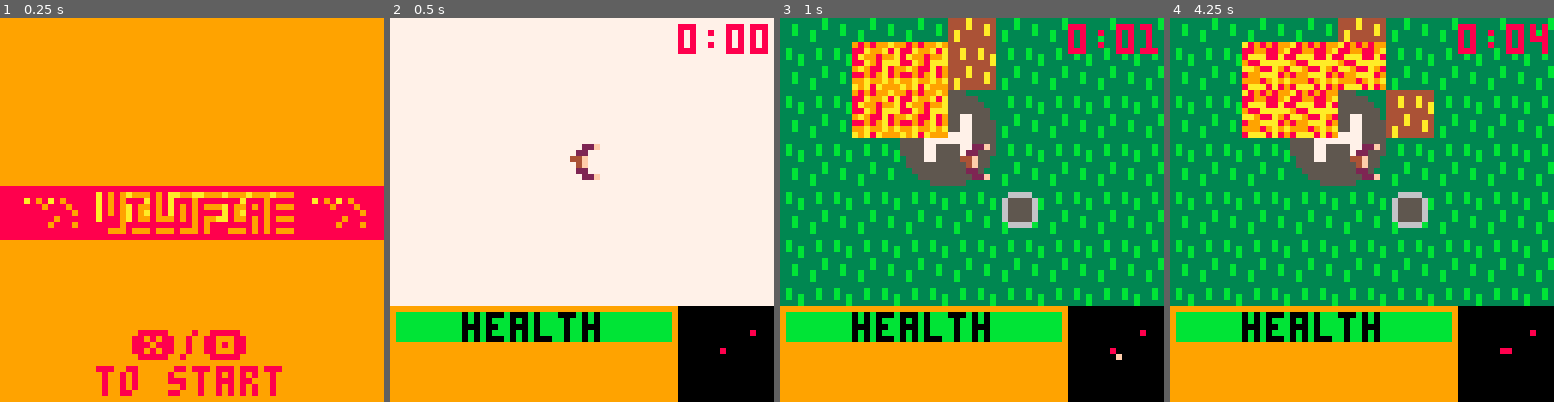
Above: before the commit, frames 1-4 (left to right).
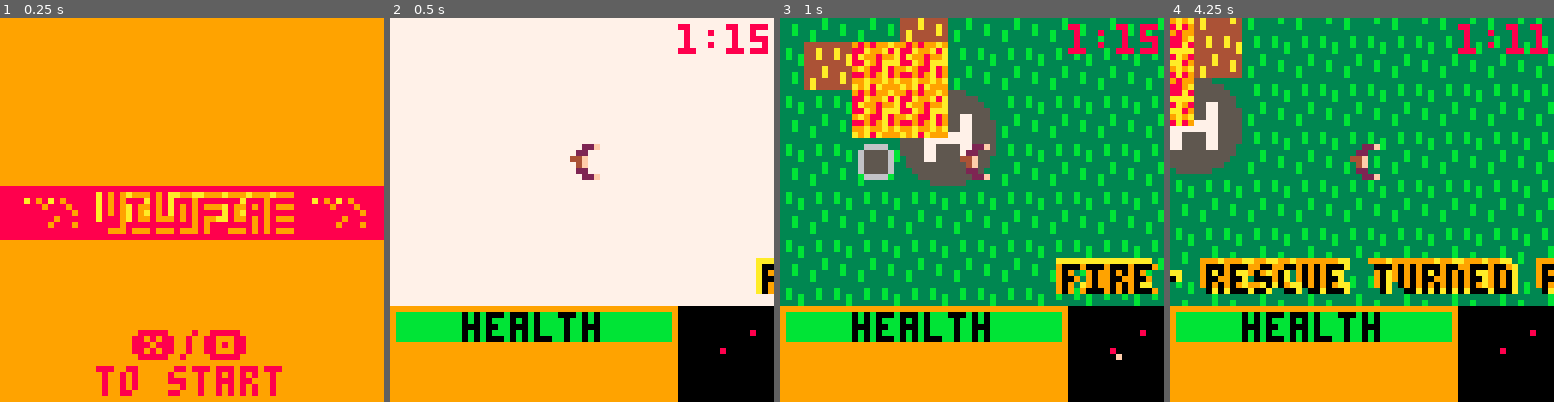
Above: after the commit, the same moments.

Repository: notCalle/pico-8-carts
Game: PICO-8 cartridge wildfire.p8
Same seed, same stepped clock (60 frames per second), same inputs: the game is played once before the commit and once after it.
Inputs:
- Up to frame 1 (0.25 s): no input
- Up to frame 2 (0.5 s): tap X (X key) at 0.33 s
- Up to frame 3 (1 s): tap O (Z key) at 0.7 s
- Up to frame 4 (4.25 s): tap X (X key) at 1.07, 1.85, 2.97, 4.08 s; hold Right 1.6-2.1 s; tap O (Z key) every 0.4 s from 1.7 to 4.1 s; hold Up 2.15-2.42 s; hold Right 2.47-3.03 s; hold Left 3.08-3.58 s; hold Down 3.63-3.97 s; hold Right from 4.02 s (still down)

Frame 1 is identical in both runs. In frame 2, 1.0% of the frame differs, in the area x 75-100%, y 1-72%; in frame 3, 9.2%; in frame 4, 46%, in the area x 0-100%, y 0-88%.

Commit message:
Add rescue goal logic

Diff:
--- a/wildfire.p8
+++ b/wildfire.p8
@@ -6,9 +6,10 @@
 
 tick=0
 thunder_tick=tick
-banner_tick=tick
+rescue_tick=tick
 max_ht=100.0
 game_state={}
+game_time=0
 
 -- sprite flag definitions
 fl_b={
@@ -16,14 +17,18 @@
 	block=1,
 	item=2,
 	wet=3,
-	water=4
+	water=4,
+	rescue=6,
+	last=7
 	}
 fl_m={
 	fire=0x01,
 	block=0x02,
 	item=0x04,
 	wet=0x08,
-	water=0x10
+	water=0x10,
+	rescue=0x40,
+	last=0x80
 	}
 
 function fl_tst(mask,flags)
@@ -76,6 +81,7 @@
 	print("∧ game over ∧",1+rnd(3),29+rnd(3),10)
 	print("∧ game over ∧",1+rnd(3),29+rnd(3),9)
 	print("∧ game over ∧",2,30,8)
+	draw_timer(game_time,64,0)
 end
 
 gameover_state={
@@ -83,6 +89,20 @@
 	update=update_gameover
 	}
 
+function draw_rescue()
+	rectfill(0,28,64,36,8)
+	print("∧ rescued ∧",9+rnd(3),29+rnd(3),10)
+	print("∧ rescued ∧",9+rnd(3),29+rnd(3),9)
+	print("∧ rescued ∧",9+rnd(3),29+rnd(3),10)
+	print("∧ rescued ∧",9+rnd(3),29+rnd(3),9)
+	print("∧ rescued ∧",10,30,8)
+	draw_timer(game_time,64,0)
+end
+
+rescue_state={
+	draw=draw_rescue,
+	update=update_gameover
+	}
 --
 -- running game
 --
@@ -108,10 +128,9 @@
 end
 
 function set_banner(str)
-	local ticks=64+4*#str
 	banner.x=-64
 	banner.str=str
-	banner.tick=tick+ticks
+	banner.tick=tick+64+4*#str
 end
 
 -- items
@@ -192,6 +212,10 @@
 			if fl_tst(fl_m.item,iflag) then
 				take_item(map_x,map_y)
 			end
+
+			if fl_tst(fl_m.rescue,mflag) and rescue then
+				next_state=rescue_state
+			end
 		end
 	end
 
@@ -199,6 +223,7 @@
 
 	if fl_tst(fl_m.water,mflags) then
 		play.bkt=min(play.n_bkt,play.bkt+1)
+		play.ht=min(play.ht*1.01,max_ht)
 	end
 
 	if fl_tst(fl_m.block,aflags) then
@@ -214,12 +239,14 @@
 		local mx=(play.x+4*x)/8+play.hd_x
 		for y=-1,1 do
 			local my=(play.y+4*y)/8+play.hd_y
-			if iget(mx,my)==0 or fget(iget(mx,my),fl_b.fire) then
+			if iget(mx,my)==0 then
 				iset(mx,my,12)
 			end
-		end
-	end
-	play.ht=min(play.ht*1.1,max_ht)
+			if fget(iget(mx,my),fl_b.fire) then
+				clr_fire(mx,my,12)
+			end
+		end
+	end
 	play.bkt-=1
 end
 
@@ -232,11 +259,21 @@
 	end
 end
 
+function clr_fire(x,y,sp)
+	local mm_x=112+x/4
+	local mm_y=48+y/4
+	sset(mm_x,mm_y,0)
+	iset(x,y,sp)
+	if rnd(1)<0.1 then
+		mset(x,y,4)
+	end
+end
+
 function set_fire(x,y,always)
 	local mm_x=112+x/4
 	local mm_y=48+y/4
 	local m_spr=mget(x,y)
-	if(fget(iget(x,y),fl_b.water)) return
+	if(fget(m_spr,fl_b.water)) return
 	if fget(iget(x,y),fl_b.wet) then
 		iset(x,y,0)
 		return
@@ -245,7 +282,7 @@
 		sset(mm_x,mm_y,8)
 		iset(x,y,15)
 	end
-	if(fget(m_spr,fl_b.block)) return
+	if(fget(m_spr,fl_b.last)) return
 	mset(x,y,mget(x,y)+1)
 end
 
@@ -257,8 +294,6 @@
 end
 
 function update_fire(x,y)
-	if(on_fire(x,y)) return
-
 	local prob=0
 	for d_x=-1,1 do
 		for d_y=-1,1 do
@@ -272,6 +307,10 @@
 	end
 	if rnd(1)<prob then
 		set_fire(x,y)
+	else
+		if on_fire(x,y) and rnd(1)<0.1 then
+			clr_fire(x,y,0)
+		end
 	end
 end
 
@@ -298,18 +337,43 @@
 	return thunder_tick>tick
 end
 
+function update_rescue()
+	if(tick<rescue_tick) return
+
+	local fire=false
+	for x=29,34 do
+		for y=29,34 do
+			fire=fire or fget(iget(x,y),fl_b.fire)
+		end
+	end
+
+	if fire then
+		set_banner("fire hazard - rescue turned away")
+		rescue_tick+=flr((1+rnd(1))*60*30)
+		local px=play.x/8
+		local py=play.y/8
+		iset(px+rnd(5)-2,py+rnd(5)-2,item.bucket)
+		rescue=false
+	else
+		rescue=true
+	end
+end
+
 function update_world()
+	if(tick%30==0) game_time+=1
+
 	update_player()
 
 	world_x=mid(0,play.x-28,448)
 	world_y=mid(0,play.y-20,464)
 
-	update_thunder(0.01)
+	update_thunder(0.005)
 	for x=0,63 do
 		update_fire(x,tick%64)
 	end
 
 	animate_fire()
+	update_rescue()
 end
 
 function draw_map()
@@ -362,19 +426,22 @@
 			spr(item.bucket,n*7-6,7)
 		end
 	end
+end
+
+function draw_timer(s,x,col)
+	local m=flr(s/60)
+	local s=s%60
+	local tstr
+
+	if s<10 then
+		tstr=m..":0"..s
+	else
+		tstr=m..":"..s
+	end
 
 	clip()
 	camera()
-	local ts=flr(tick/30)
-	local tm=flr(ts/60)
-	local tstr
-	ts=ts%60
-	if ts<10 then
-		tstr=tm..":0"..ts
-	else
-		tstr=tm..":"..ts
-	end
-	print(tstr,64-4*#tstr,1,8)
+	print(tstr,x-4*#tstr,1,col)
 end
 
 function draw_world()
@@ -387,6 +454,10 @@
 	draw_minimap()
 	draw_ui()
 	draw_banner()
+
+	local rts=flr(max(rescue_tick-tick,0)/30)
+
+	draw_timer(rts,64,8)
 end
 
 world_state={
@@ -434,11 +505,6 @@
 		end
 	end
 
-	for n=1,5 do
-		iset(8+rnd(48),8+rnd(48),item.bucket)
-	end
-	iset(33,33,item.bucket)
-
 	set_fire(31,31,true)
 	set_fire(31,30,true)
 	set_fire(30,31,true)
@@ -472,14 +538,14 @@
 end
 
 __gfx__
-000000003333333344444444555555550000000000000000000000000000000000000000000000000000000000000000c0c0c0c0dd11dd11ddccddcc98999999
-0000000033b33b3344a44a445545545500000000000000000000000000000000000000000000000000000000000000000c0c0c0c11dd11ddccddccdd88a99a89
-0050050033b33b3b44a44a4a554554540000000000000000000000000000000000000000000000000000000000000000c0c0c0c011111111cccccccc8989899a
-000550003333333b4444444a5555555400000000000000000000000000000000000000000000000000000000000000000c0c0c0c11111111cccccccc9aa9899a
-00055000333b3333444a4444555455550000000000000000000000000000000000000000000000000000000000000000c0c0c0c01dd11dd1cddccddc9a998a89
-00500500333b33b3444a44a45554554500000000000000000000000000000000000000000000000000000000000000000c0c0c0cd11dd11ddccddccd88989a89
-000000003b3333b34a4444a4545555450000000000000000000000000000000000000000000000000000000000000000c0c0c0c011111111cccccccc99a89a9a
-000000003b3333334a4444445455555500000000000000000000000000000000000000000000000000000000000000000c0c0c0c11111111cccccccca9a8a999
+000000003333333344444444555555555555555500000000000000000000000000000000000000000000000000000000c0c0c0c0dd11dd11ddccddcc98999999
+0000000033b33b3344a44a445545545555655655000000000000000000000000000000000000000000000000000000000c0c0c0c11dd11ddccddccdd88a99a89
+0050050033b33b3b44a44a4a554554545555555600000000000000000000000000000000000000000000000000000000c0c0c0c011111111cccccccc8989899a
+000550003333333b4444444a5555555455555555000000000000000000000000000000000000000000000000000000000c0c0c0c11111111cccccccc9aa9899a
+00055000333b3333444a4444555455555556555500000000000000000000000000000000000000000000000000000000c0c0c0c01dd11dd1cddccddc9a998a89
+00500500333b33b3444a44a45554554555555565000000000000000000000000000000000000000000000000000000000c0c0c0cd11dd11ddccddccd88989a89
+000000003b3333b34a4444a4545555455655555500000000000000000000000000000000000000000000000000000000c0c0c0c011111111cccccccc99a89a9a
+000000003b3333334a4444445455555555555555000000000000000000000000000000000000000000000000000000000c0c0c0c11111111cccccccca9a8a999
 000f0000000000000000f00000000000000000000000000000000000000000000000000000000000000000000000000000000000000000000000000000000000
 000020000f0000f00002000000000000000000000000000000000000000000000000000000000000000000000000000000000000000000000000000000000000
 00002200020000200022000000000000000000000000000000000000000000000000000000000000000000000000000000000000000000000000000000000000
@@ -730,7 +796,7 @@
 
 
 __gff__
-000001030000000000000000081a1a0100000000000000000000000000000000000000000000000000000000000002020000000000000000000000000000020204040000000000000000000000000000000000000000000000000000000000000000000000000000000000000000000000000000000000000000000000000000
+000001818100000000000000081a1801000000000000000000000000000000000000000000000000000000000000c0c00000000000000000000000000000c0c004040000000000000000000000000000000000000000000000000000000000000000000000000000000000000000000000000000000000000000000000000000
 0000000000000000000000000000000000000000000000000000000000000000000000000000000000000000000000000000000000000000000000000000000000000000000000000000000000000000000000000000000000000000000000000000000000000000000000000000000000000000000000000000000000000000
 __map__
 0101010101010101010101010101010101010101010101010101010101010101010101010101010101010101010101010101010101010101010101010101010100000000000000000000000000000000000000000000000000000000000000000000000000000000000000000000000000000000000000000000000000000000
